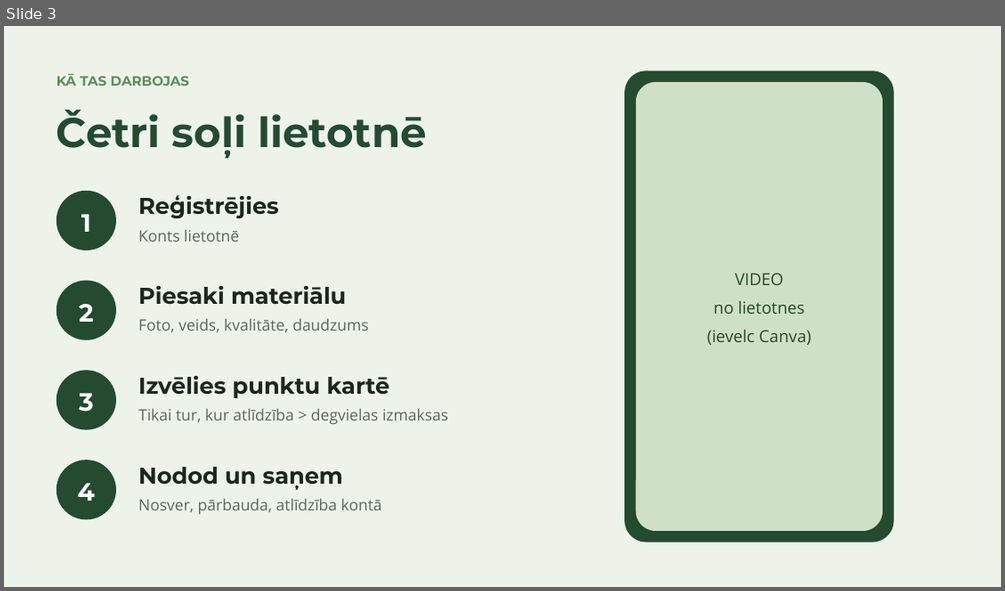
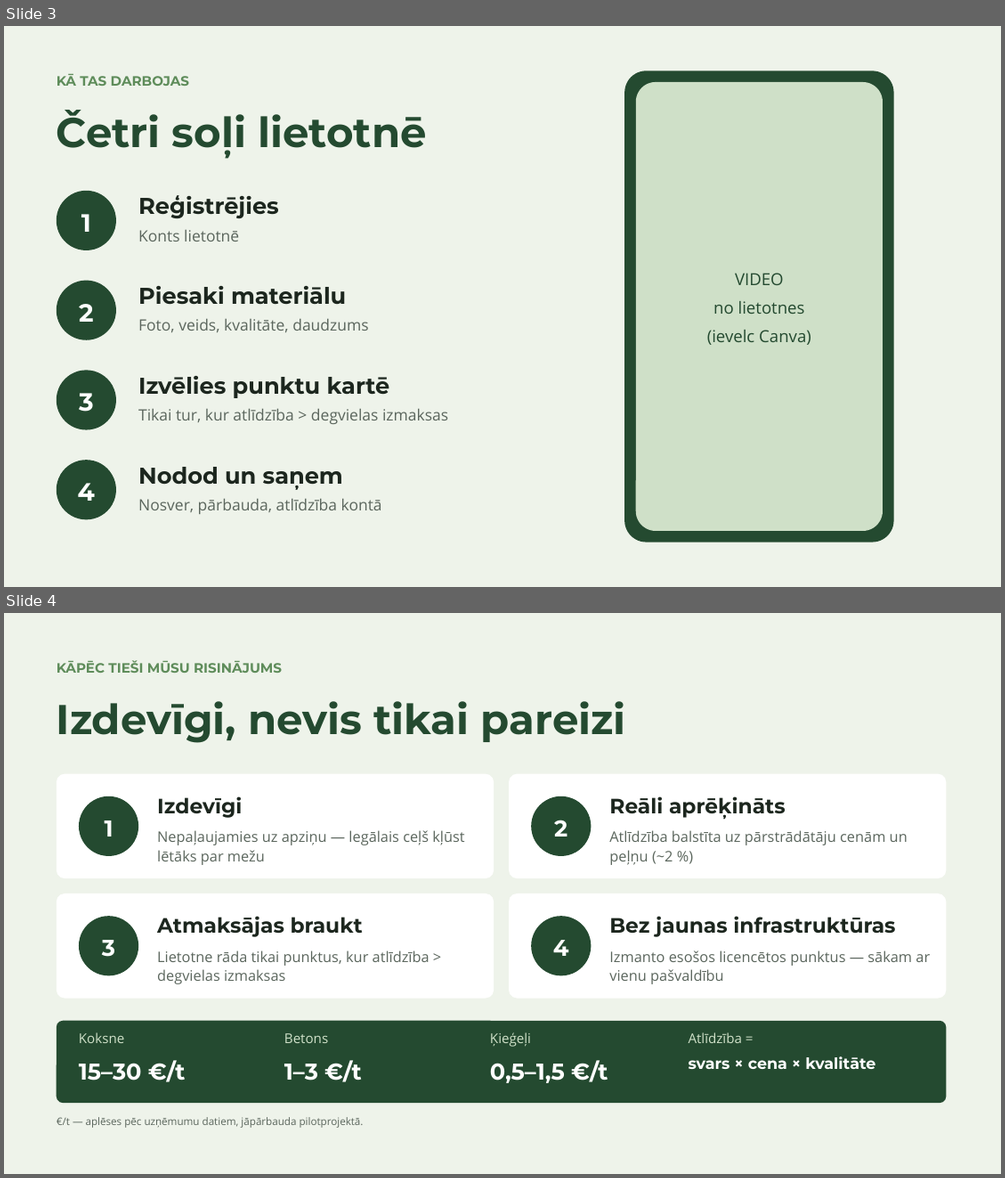
Before and after one commit to cimagustavs/Projekti_majaslapas, a slide deck: hakatons/buvgruzu-birza.pptx. Shown one above the other, each under a label of ours: slide 3 before the commit, slides 3 and 4 after it. The pictures are 1005x591 and 1005x1178 pixels, drawn with LibreOffice and Linux fonts; fonts in the diff are those of the drawing. Boxes give left, top, right and bottom in pixels: in the first picture for what was removed or moved away, otherwise in the second. Text is boxed around its words. In the diff, an @@ line names an element or a change of style, - is before the commit and + after.

```diff
--- a/hakatons/buvgruzu-birza.pptx
+++ b/hakatons/buvgruzu-birza.pptx
@@ slide 4 added at box(4, 613, 1001, 1174), background #EEF3EA @@
@@ text added at box(57, 660, 282, 673), 13 pt, text #5E8C5A, bold @@
+KĀPĒC TIEŠI MŪSU RISINĀJUMS
@@ text added at box(57, 701, 626, 743), 40 pt, text #244A30, bold @@
+Izdevīgi, nevis tikai pareizi
@@ rounded rectangle added at box(57, 774, 494, 878), fill #FFFFFF @@
@@ ellipse added at box(79, 796, 138, 856), fill #244A30 @@
@@ text added at box(157, 796, 242, 818), 20 pt, text #1C261E, bold @@
+Izdevīgi
@@ rounded rectangle added at box(509, 774, 947, 878), fill #FFFFFF @@
@@ ellipse added at box(531, 796, 591, 856), fill #244A30 @@
@@ text added at box(609, 796, 785, 818), 20 pt, text #1C261E, bold @@
+Reāli aprēķināts
@@ text added at box(105, 820, 113, 836), 22 pt, text #FFFFFF, bold @@
+1
@@ text added at box(554, 819, 567, 836), 22 pt, text #FFFFFF, bold @@
+2
@@ text added at box(157, 830, 464, 865), 14 pt, text #5B665D @@
+Nepaļaujamies uz apziņu — legālais ceļš kļūst lētāks par mežu
@@ text added at box(609, 830, 907, 865), 14 pt, text #5B665D @@
+Atlīdzība balstīta uz pārstrādātāju cenām un peļņu (~2 %)
@@ rounded rectangle added at box(57, 893, 494, 998), fill #FFFFFF @@
@@ rounded rectangle added at box(509, 893, 947, 998), fill #FFFFFF @@
@@ ellipse added at box(79, 916, 138, 976), fill #244A30 @@
@@ text added at box(157, 916, 363, 937), 20 pt, text #1C261E, bold @@
+Atmaksājas braukt
@@ ellipse added at box(531, 916, 591, 976), fill #244A30 @@
@@ text added at box(609, 916, 895, 937), 20 pt, text #1C261E, bold @@
+Bez jaunas infrastruktūras
@@ text added at box(102, 940, 115, 957), 22 pt, text #FFFFFF, bold @@
+3
@@ text added at box(157, 950, 429, 984), 14 pt, text #5B665D @@
+Lietotne rāda tikai punktus, kur atlīdzība > degvielas izmaksas
@@ text added at box(553, 940, 569, 956), 22 pt, text #FFFFFF, bold @@
+4
@@ text added at box(609, 950, 930, 984), 14 pt, text #5B665D @@
+Izmanto esošos licencētos punktus — sākam ar vienu pašvaldību
@@ rounded rectangle added at box(57, 1021, 947, 1103), fill #244A30 @@
@@ text added at box(79, 1032, 124, 1043), 13 pt, text #CFE0C8 @@
+Koksne
@@ text added at box(284, 1033, 328, 1043), 13 pt, text #CFE0C8 @@
+Betons
@@ text added at box(490, 1032, 531, 1046), 13 pt, text #CFE0C8 @@
+Ķieģeļi
@@ text added at box(688, 1032, 875, 1069), 15 pt, text #FFFFFF, bold @@
+Atlīdzība =
+svars × cena × kvalitāte
@@ text added at box(79, 1060, 186, 1082), 22 pt, text #FFFFFF, bold @@
+15–30 €/t
@@ text added at box(284, 1060, 362, 1082), 22 pt, text #FFFFFF, bold @@
+1–3 €/t
@@ text added at box(490, 1060, 608, 1083), 22 pt, text #FFFFFF, bold @@
+0,5–1,5 €/t
@@ text added at box(57, 1117, 364, 1127), 10 pt, text #5B665D @@
+€/t — aplēses pēc uzņēmumu datiem, jāpārbauda pilotprojektā.
```
Also in this commit, not shown: 2 slides changed, 1 slide removed, 4 other files.
